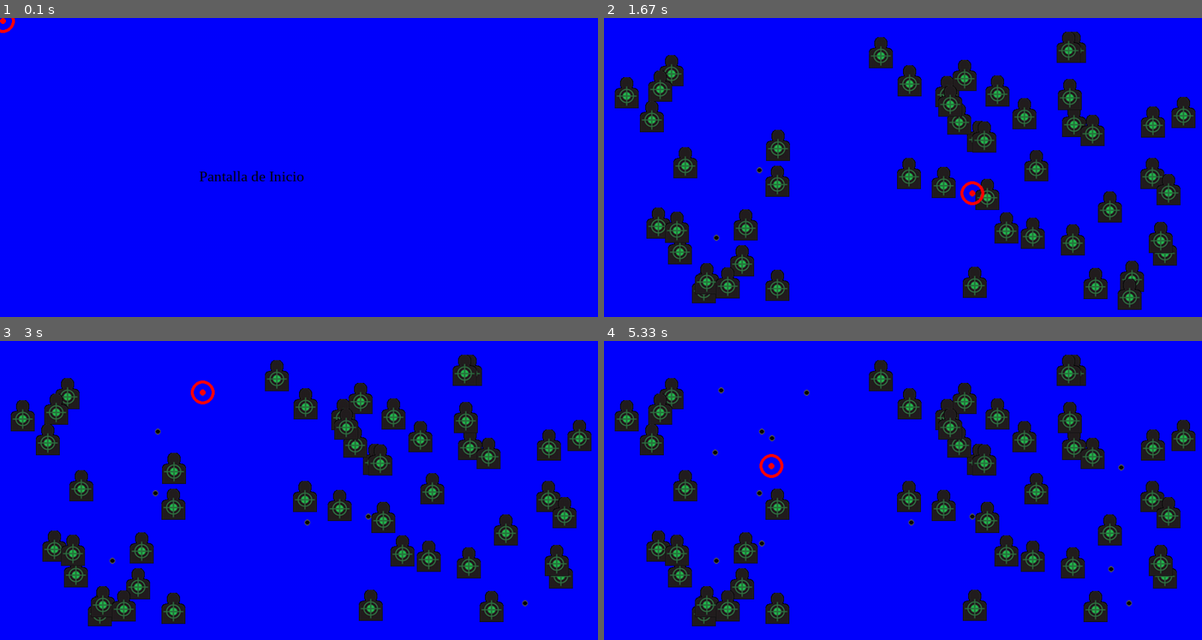
Above: before the commit, frames 1-4 (two rows, left to right).
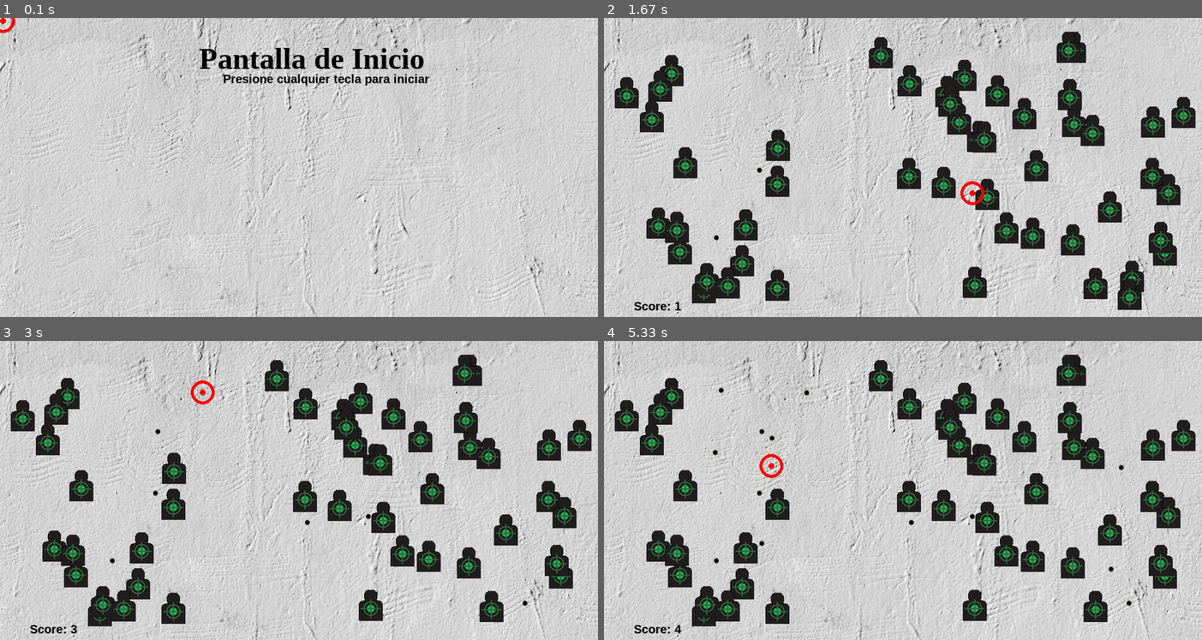
Above: after the commit, the same moments.

Repository: PerrottaJulian/Pygame-AimLab
Game: pygame game, started from main.py
The game is run twice, just before and just after one commit, with the same random seed, the same clock (stepped at 60 frames per second) and the same inputs.
Inputs (mouse positions are in pixels of both pictures, inside the frame that each line leads up to):
- Up to frame 1 (0.1 s): no input
- Up to frame 2 (1.67 s): tap Enter at 0.33 s; click (759, 170) at 0.72 s; click (717, 236) at 1.05 s; click (974, 191) at 1.38 s
- Up to frame 3 (3 s): click (155, 430) at 1.72 s; click (304, 520) at 2.05 s; click (526, 604) at 2.38 s; click (203, 391) at 2.72 s
- Up to frame 4 (5.33 s): click (1112, 568) at 3.05 s; click (1118, 466) at 3.38 s; click (717, 451) at 3.72 s; click (723, 388) at 4.05 s; click (759, 544) at 4.38 s; click (771, 436) at 4.72 s; click (771, 466) at 5.05 s

The runs differ from the first frame. In frame 1, 100% of the frame differs, in the area x 0-100%, y 0-100%; in frame 2, 85%; in frame 3, 86%; in frame 4, 86%.

Commit message:
30/11/23 1

Diff:
--- a/aimlabs.py
+++ b/aimlab.py
@@ -1,8 +1,8 @@
 import pygame, time, random
-#=guia del codigo
-#*Codigo no usado por el momento/comentarios personales
-#!Notas importantes
-#?Comentarios
+# = guia del codigo
+#* = Codigo no usado por el momento/comentarios personales
+#! = Notas/Separacion importantes
+#? = Comentarios
 
 #Constantes
 full_black = (0,0,0)
@@ -18,9 +18,14 @@
 SCREEN_HIGH = 500
 
 MIDDLE = (SCREEN_LENGHT//3, SCREEN_HIGH//2)
+DOWN_MIDDLE = (SCREEN_LENGHT//3, SCREEN_HIGH//2 + 30)
+TITLE_POS = (SCREEN_LENGHT//3, 40)
+SUBTITLE_POS = (SCREEN_LENGHT//3+40, 90)
+SCORE_POS = (50, SCREEN_HIGH-30)
 
 #Iniciacion
-pygame.init()
+
+pygame.font.init()
 pygame.mixer.init()
 
 #Pantalla
@@ -28,28 +33,32 @@
 pygame.display.set_caption("AimLab")
 pygame.mouse.set_visible(0)
 
-background = pygame.image.load("sprites_sounds/fondo.png")
+background = pygame.image.load("sprites_and_sounds/wall2.png")
 
 #sonido
-gunshot = pygame.mixer.Sound("sprites_sounds/gunshot2.mp3")
-clang = pygame.mixer.Sound("sprites_sounds/target-sound2.mp3")
+gunshot = pygame.mixer.Sound("sprites_and_sounds/gunshot2.mp3")
+clang = pygame.mixer.Sound("sprites_and_sounds/target-sound2.mp3")
+
+
+title_font = pygame.font.SysFont("serif", 50, True)
+subtitle_font = pygame.font.SysFont("arial", 20, False, True)
+score_font = subtitle_font = pygame.font.SysFont("arial", 20, True)
 
 #otros
 clock = pygame.time.Clock()
-font = pygame.font.SysFont("serif", 25)
 
 #Sprites
 class Target(pygame.sprite.Sprite):
     def __init__(self):
         super().__init__()
-        self.image = pygame.image.load("sprites_sounds/target2.png").convert()
+        self.image = pygame.image.load("sprites_and_sounds/target2.png").convert()
         self.image.set_colorkey(full_black)
         self.rect = self.image.get_rect()
 
 class Shot(pygame.sprite.Sprite):
     def __init__(self):
         super().__init__()
-        self.image = pygame.image.load("sprites_sounds/disparo4.png").convert()
+        self.image = pygame.image.load("sprites_and_sounds/disparo4.png").convert()
         self.image.set_colorkey(full_black)
         self.rect = self.image.get_rect()
 
@@ -63,15 +72,20 @@
         game.target_list.add(target)
         game.all_sprites_list.add(target)
 
-def mira(center): #? Mirilla que sigue al mouse
+def aim(center): #? Mirilla que sigue al mouse
     pygame.draw.circle(screen, red, center, 20, 5)
     pygame.draw.circle(screen, red, center, 5)
+
+def startScreen():
+    start_title = title_font.render("Pantalla de Inicio", True, full_black)
+    screen.blit(start_title, TITLE_POS)
+    start_text = subtitle_font.render("Presione cualquier tecla para iniciar", True, full_black)
+    screen.blit(start_text, SUBTITLE_POS )
 
 #######! Clase 'Game'
 class Game():
     def __init__(self):
         self.score = 0
-        #self.done = False
         self.start = True
         self.setTime()
 
@@ -80,12 +94,12 @@
         self.shot_list = pygame.sprite.Group()
         self.all_sprites_list = pygame.sprite.Group() #? Proposito: Dibujar los sprites
 
-        #*Chequear si funciona bien
     def setTime(self):
-        self.time = 1500
+        self.time = 2000
     def passTime(self):
         self.time -= 1
 
+    #!Funciones pricipales de juego
     def events(self):
         for event in pygame.event.get():
             if event.type == pygame.QUIT: #? Permite salir del juego
@@ -113,49 +127,51 @@
         self.mouse_pos = pygame.mouse.get_pos()
 
         #fondo de pantalla
-        screen.fill(blue)
-        #*screen.blit(background, [0,0])
+        #*screen.fill(blue)
+        screen.blit(background, [0,0])
 
         if self.start:
-            start_text = font.render("Pantalla de Inicio", True, full_black)
-            screen.blit(start_text, MIDDLE)
+            startScreen()
             self.shot_list.draw(screen)
+
         else:
+            self.all_sprites_list.draw(screen) #? Diferenciacion entre pantalla de inicio y de juego
+            score_text = score_font.render(f"Score: {self.score}", True, full_black)
+            screen.blit(score_text, SCORE_POS)
 
-            self.all_sprites_list.draw(screen) #? Diferenciacion entre pantalla de inicio y de juego
-
-        mira(self.mouse_pos)
+        aim(self.mouse_pos)
 
         pygame.display.update()
 
     def gameLogic(self):
         #*self.all_sprites_list.update()
         if not self.start:
-            self.passTime() #! Pasar el tiempo
+            self.passTime() #? Pasar el tiempo
             print(self.time)
             for shot in self.shot_list:
                 target_hitlist = pygame.sprite.spritecollide(shot, self.target_list, True)
                 for hit in target_hitlist:
                     self.score += 1
-                    print(self.score)
+                    #*print(self.score)
                     clang.play()
 
             if len(self.target_list) == 0:
-                self.shot_list.empty()
-                self.target_list.empty()
+                self.shot_list.empty()  #? Cuando destruyo todos los objetivos antes de que termine el tiempo,
+                self.target_list.empty()  #? se vacian todas las carpetas de sprites, se reinicia el tiempo y se vuelven a generar 'targets', subiendo de nivel
                 self.all_sprites_list.empty()
 
                 self.setTime()
                 generateTargets(self, 50)
 
+
             if self.time == 0:
                 self.__init__()
-
 
 ########################!
 
 #Funcion principal
 def main():
+    pygame.init()
     done = False
     mygame = Game()
     while not done:
--- a/main.py
+++ b/main.py
@@ -1,3 +1,3 @@
-from aimlabs import main
+from aimlab import main
 
 main()
--- /dev/null
+++ b/pygame_practise/tiempo.py
@@ -0,0 +1,31 @@
+import pygame
+
+pygame.init()
+
+#Pantalla
+screen = pygame.display.set_mode((1000, 600))
+pygame.display.set_caption("AimLab")
+clock = pygame.time.Clock()
+font = pygame.font.SysFont("serif", 25)
+
+done = False
+
+current_time = 0
+buttonpress_time = 0
+while not done:
+    mouse_pos = pygame.mouse.get_pos()
+    for event in pygame.event.get():
+        if event.type == pygame.QUIT: #!Permite salir del juego
+            done = True
+        if event.type == pygame.MOUSEBUTTONDOWN:
+            buttonpress_time = pygame.time.get_ticks()
+            screen.fill((255,255,255))
+
+    current_time = pygame.time.get_ticks()
+    print(f"Current time: {current_time} Button time: {buttonpress_time}" )
+
+    if current_time-buttonpress_time > 3000:
+        screen.fill((0,0,0))
+
+    pygame.display.flip()
+    clock.tick(60)
Renamed: sprites_sounds/45724.png -> sprites_and_sounds/45724.png
Renamed: sprites_sounds/background.png -> sprites_and_sounds/background.png
Renamed: sprites_sounds/brick.png -> sprites_and_sounds/brick.png
Renamed: sprites_sounds/disparo1.png -> sprites_and_sounds/disparo1.png
Renamed: sprites_sounds/disparo2.png -> sprites_and_sounds/disparo2.png
Binary file added: sprites_and_sounds/disparo4.png
Renamed: sprites_sounds/explosion1.png -> sprites_and_sounds/explosion1.png
Renamed: sprites_sounds/fondo.png -> sprites_and_sounds/fondo.png
Renamed: sprites_sounds/meteor.png -> sprites_and_sounds/meteor.png
Renamed: sprites_sounds/player.png -> sprites_and_sounds/player.png
Renamed: sprites_sounds/target1.png -> sprites_and_sounds/target1.png
Binary file added: sprites_and_sounds/target2.jpg
(and 9 more such lines)
